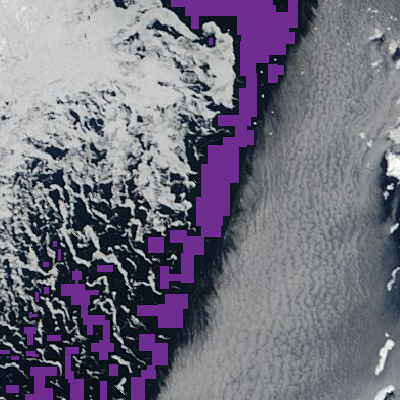
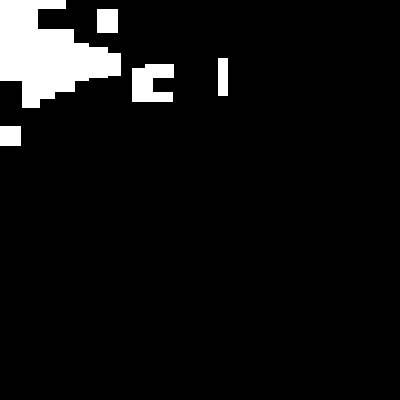
Two versions of the same layered image (400px x 400px). Layer-by-layer changes:
added layer "ice samples" (1st of 2) above "ice samples" over [0, 0, 400, 400]
added layer "ice samples" (2nd of 2) above "water samples" over [0, 0, 228, 146]
